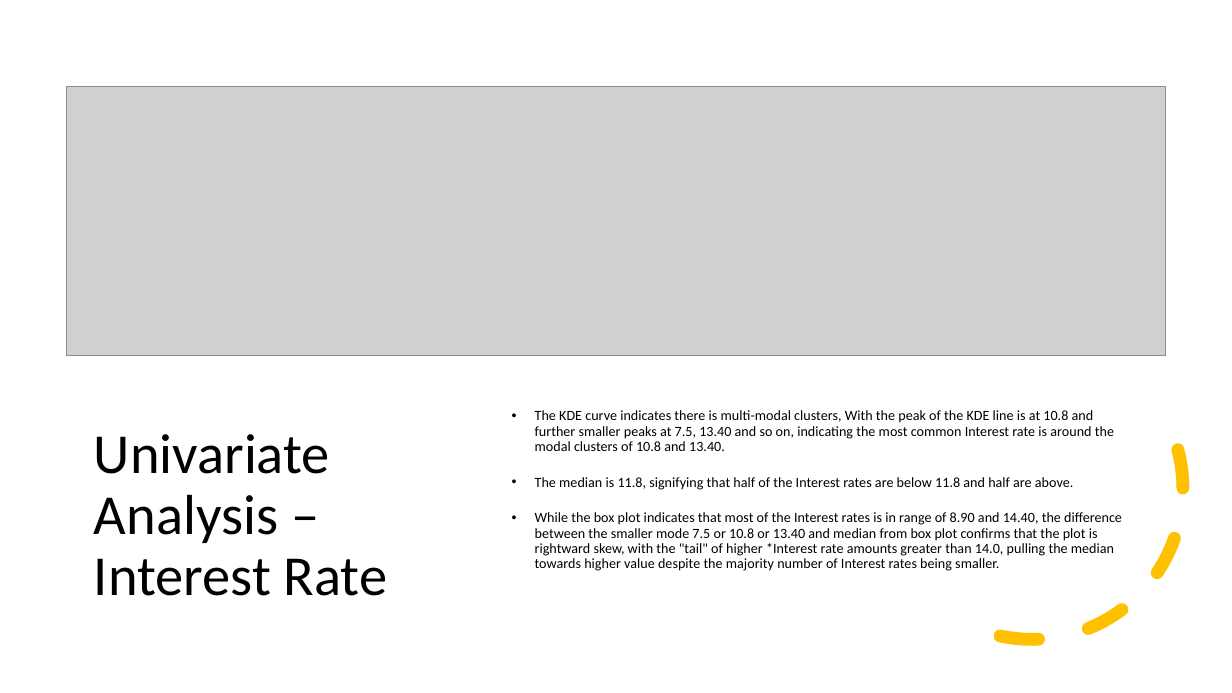
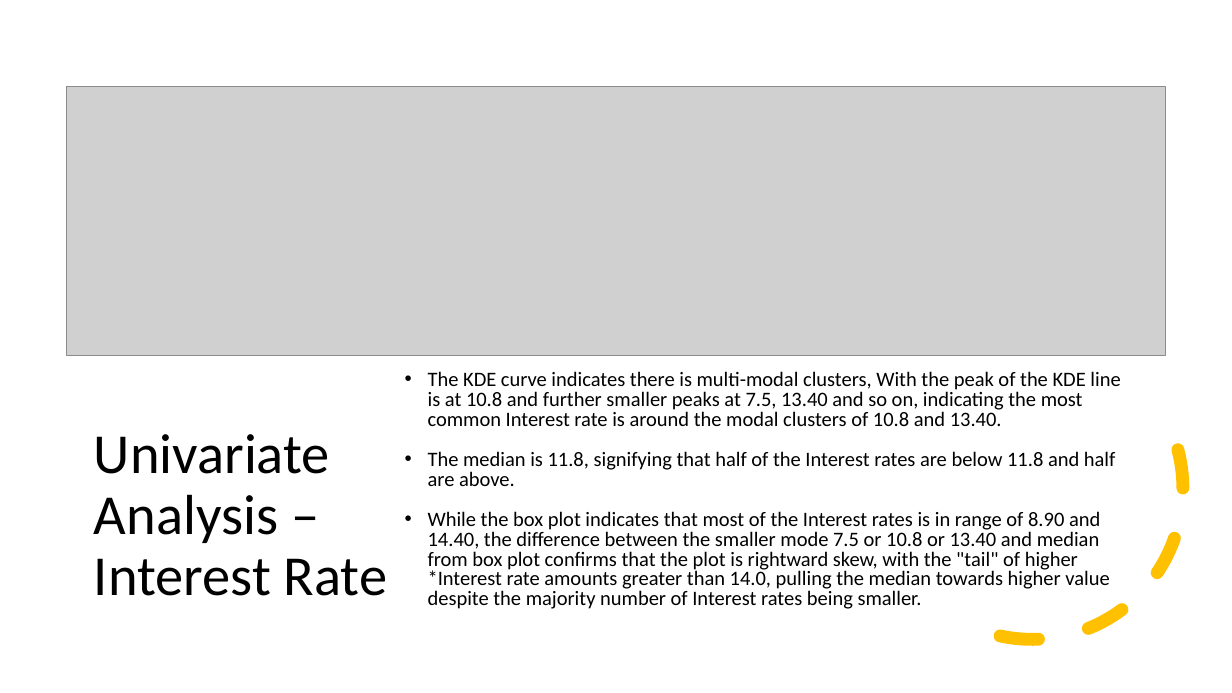
Before and after one commit to prachigoliwadekar/LendingClubCaseStudy, a slide deck: slide 11 of LendingClubCaseStudy.pptx (slide 12 before the commit). Drawn at 1232x693 pixels with LibreOffice and Linux fonts; fonts in the diff are those of the drawing; grey boxes stand for pictures. Boxes give left, top, right and bottom in pixels: in the first picture for what was removed or moved away, otherwise in the second. Text is boxed around its words. In the diff, an @@ line names an element or a change of style, - is before the commit and + after.

```diff
--- a/LendingClubCaseStudy.pptx
+++ b/LendingClubCaseStudy.pptx
@@ text "The KDE curve indicates there ...": place and size @@
-text "The KDE curve indicates there ..." at <box>535,410,1122,571</box>
+text "The KDE curve indicates there ..." at <box>428,371,1120,609</box>
@@ text "The KDE curve indicates there ..." at <box>428,371,1120,609</box>: size 11 to 16 pt; line spacing 0.9 to 0.8 @@
```
Also in this commit, not shown: 7 other slides changed, 16 slides added, 4 slides removed, 2 other files.
